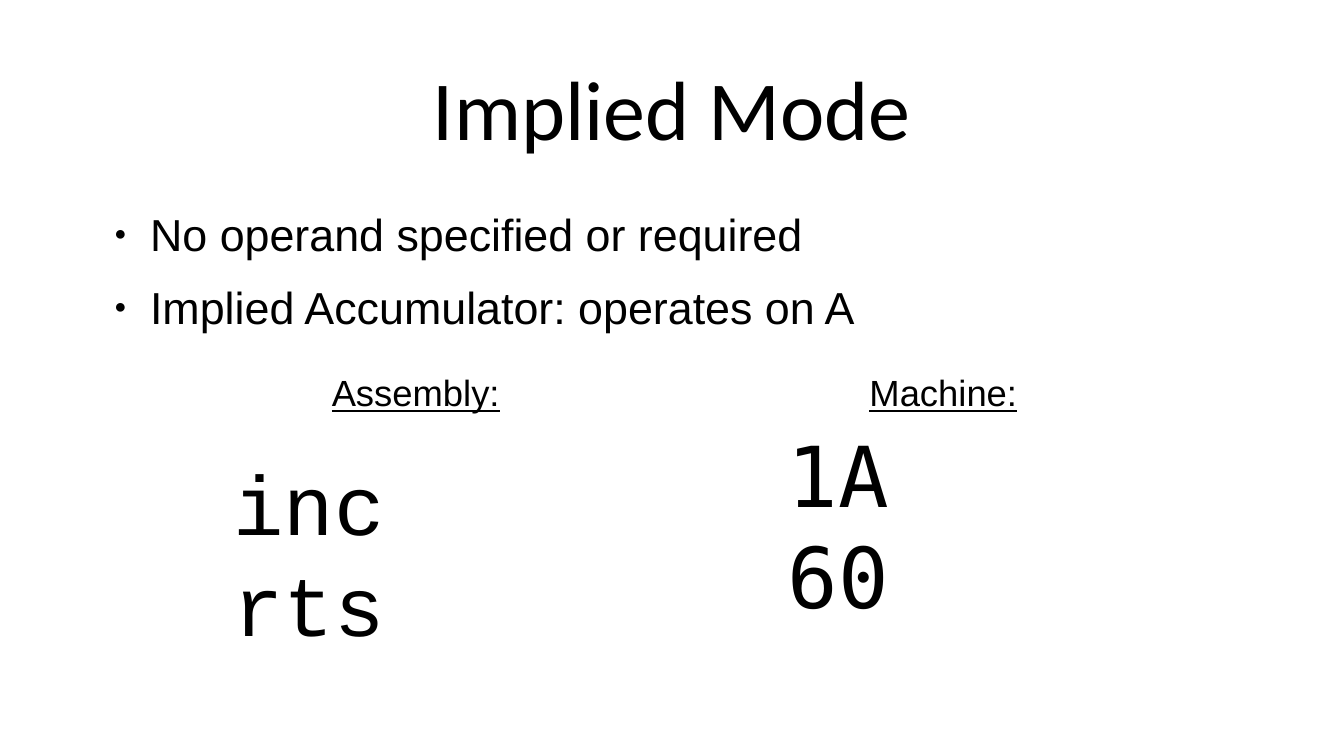
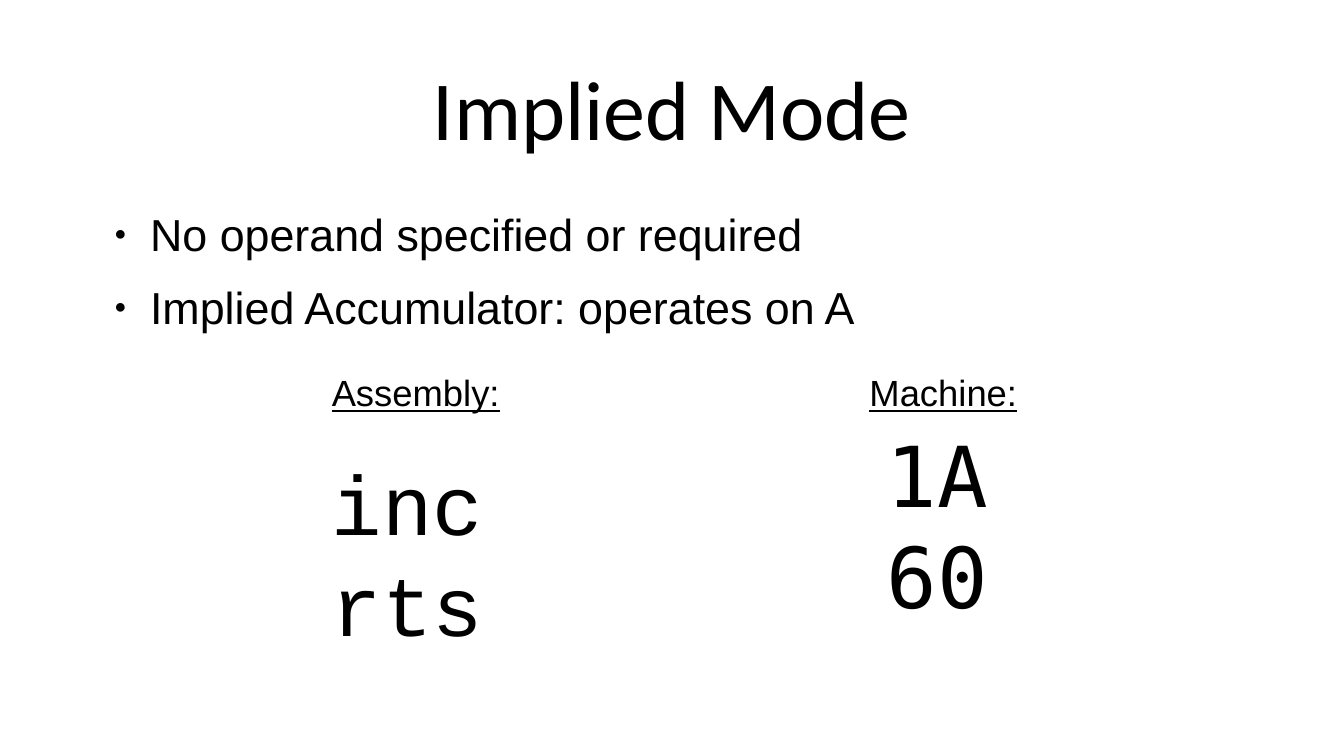
Before and after one commit to SlithyMatt/x16-assembly-tutorial, a slide deck: slide 5 of Lesson2/Lesson2.odp. Drawn at 1344x756 pixels with LibreOffice and Linux fonts; fonts in the diff are those of the drawing. Boxes give left, top, right and bottom in pixels: in the first picture for what was removed or moved away, otherwise in the second. Text is boxed around its words. In the diff, an @@ line names an element or a change of style, - is before the commit and + after.

```diff
--- a/Lesson2/Lesson2.odp
+++ b/Lesson2/Lesson2.odp
@@ text "1A": place and size @@
-text "1A" at box(788, 445, 889, 610)
+text "1A" at box(886, 445, 987, 610)
@@ text "inc": place and size @@
-text "inc" at box(233, 474, 384, 637)
+text "inc" at box(332, 474, 483, 637)
```
Also in this commit, not shown: 12 slides added, 1 slide removed, 2 other files.
